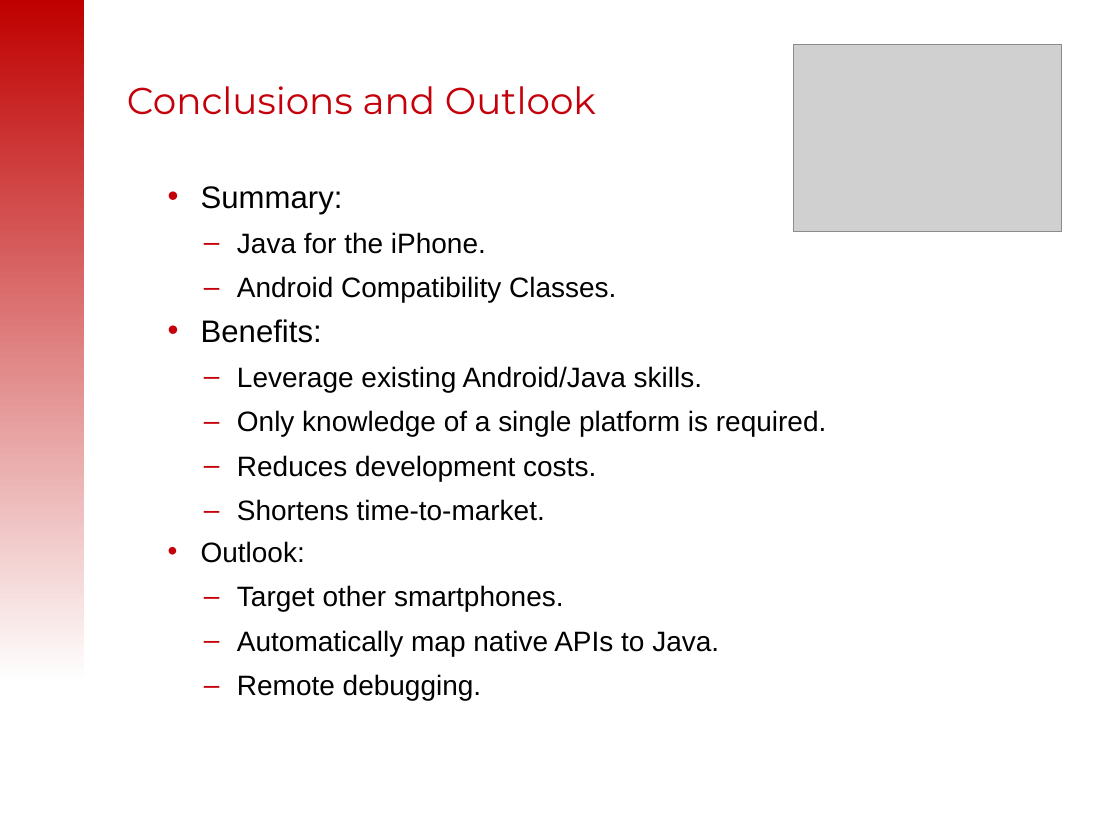
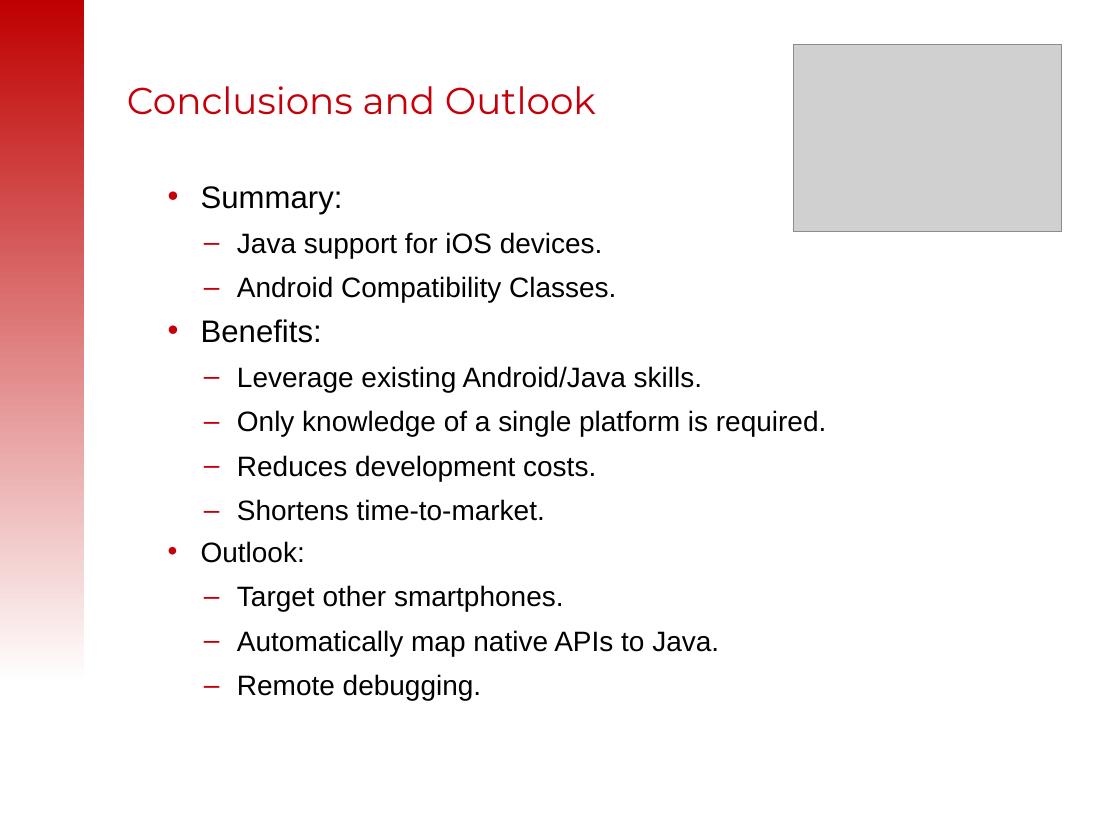
Before and after one commit to tisoft/xmlvm, a slide deck: slide 63 of doc/slides/android2iphone-master.odp (slide 62 before the commit). Drawn at 1120x840 pixels with LibreOffice and Linux fonts; fonts in the diff are those of the drawing; grey boxes stand for pictures. Boxes give left, top, right and bottom in pixels: in the first picture for what was removed or moved away, otherwise in the second. Text is boxed around its words. In the diff, an @@ line names an element or a change of style, - is before the commit and + after.

```diff
--- a/doc/slides/android2iphone-master.odp
+++ b/doc/slides/android2iphone-master.odp
@@ text at bbox=[237, 232, 603, 258]: text changed @@
-  – Java for the iPhone.
+  – Java support for iOS devices.
```
Also in this commit, not shown: 13 other slides changed, 4 slides added, 3 slides removed.
